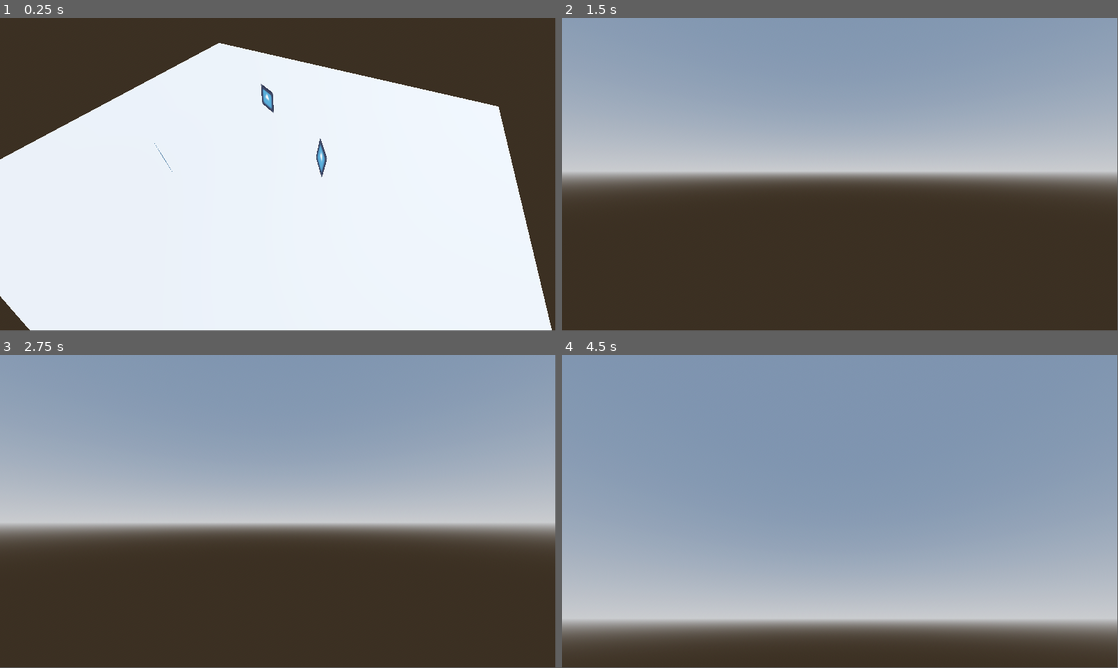
Above: before the commit, frames 1-4 (two rows, left to right).
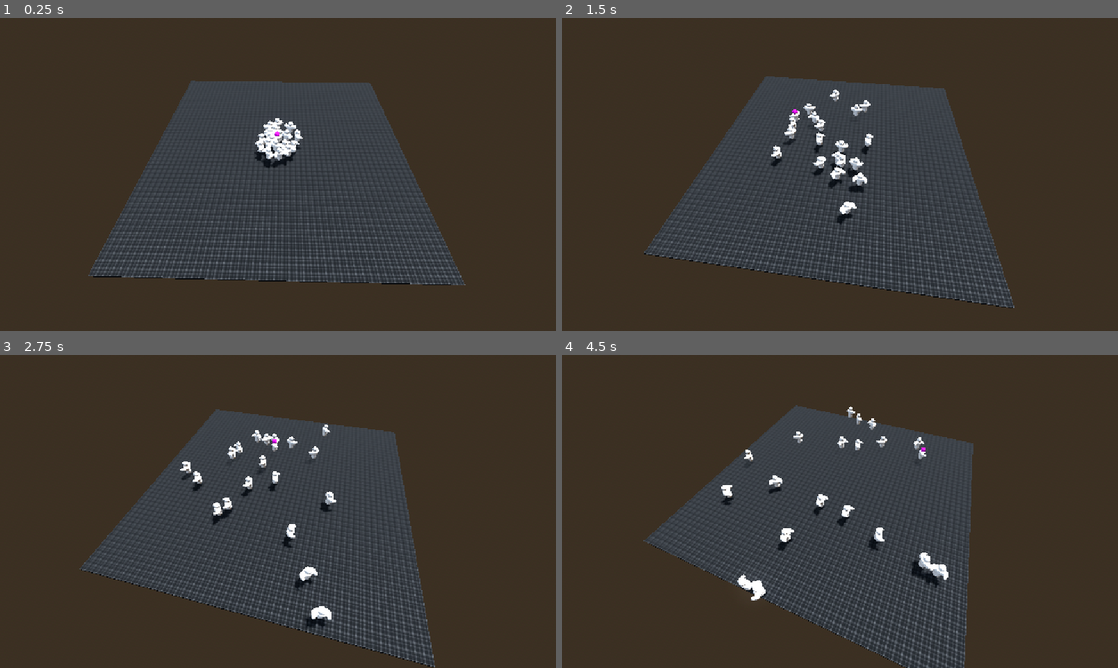
Above: after the commit, the same moments.

Repository: Argonbart/UberwachungsRame
Game: Godot game, scene res://playground.tscn
Two runs of this game, one before a commit and one after it. Both use one fixed random seed, a clock stepped at 60 frames per second and the inputs below. The engine's default icon, where the game draws it, is replaced by a stand-in: a white triangle on a blue panel in a dark square.
Inputs (mouse positions are in pixels of both pictures, inside the frame that each line leads up to):
- Up to frame 1 (0.25 s): no input
- Up to frame 2 (1.5 s): tap Enter at 0.5 s; move the mouse to (867, 171) at 0.52 s; hold Shift (sprint) 0.53-1.28 s; hold W (move_forward) from 0.53 s (still down); move the mouse to (812, 174) at 1.27 s; tap Shift (sprint) at 1.35 s
- Up to frame 3 (2.75 s): keep holding W (move_forward); move the mouse to (289, 505) at 2.02 s; hold Shift (sprint) from 2.03 s (still down)
- Up to frame 4 (4.5 s): move the mouse to (834, 514) at 2.77 s; release Shift (sprint) at 2.78 s; tap Shift (sprint) at 2.85, 4.35 s; move the mouse to (878, 514) at 3.52 s; hold Shift (sprint) 3.53-4.28 s; tap Escape at 4.15 s; move the mouse to (673, 464) at 4.27 s; release W (move_forward) at 4.28 s; hold A (move_left) from 4.28 s (still down)
In our replay, the window is 799x449 before the commit and 800x450 after it. These sizes can differ from the game's own. Grey fills any space a smaller window leaves; there, only what the larger window draws over its background counts as a difference.

The runs differ from the first frame. In frame 1, 73% of the frame differs, in the area x 0-100%, y 8-100%; in frame 2, 67%; in frame 3, 69%; in frame 4, 92%, in the area x 0-100%, y 0-100%.

Commit message:
Add human + robot behaviour

Diff:
--- a/playground/camera.gd
+++ b/playground/camera.gd
@@ -1,45 +1,50 @@
 extends Camera3D
 
-@export var move_speed := 10.0
-@export var look_sensitivity := 0.005
-@export var sprint_multiplier := 3.0
 
-var _rotation := Vector2()  # Stores yaw (x) and pitch (y)
+func _process(delta):
+	look_at(Vector3.ZERO + Vector3(0.0, -20.0, 0.0))
 
-func _ready() -> void:
-	Input.set_mouse_mode(Input.MOUSE_MODE_CAPTURED)
 
-func _unhandled_input(event: InputEvent) -> void:
-	if event is InputEventMouseMotion:
-		_rotation.x -= event.relative.x * look_sensitivity
-		_rotation.y -= event.relative.y * look_sensitivity
-		_rotation.y = clamp(_rotation.y, -PI/2, PI/2)  # Prevent flipping
-
-		rotation = Vector3(_rotation.y, _rotation.x, 0)
-
-	if event is InputEventKey and event.pressed and event.keycode == KEY_ESCAPE:
-		Input.set_mouse_mode(Input.MOUSE_MODE_VISIBLE)
-
-func _process(delta: float) -> void:
-	var direction := Vector3.ZERO
-
-	if Input.is_action_pressed("move_forward"):
-		direction -= transform.basis.z
-	if Input.is_action_pressed("move_backward"):
-		direction += transform.basis.z
-	if Input.is_action_pressed("move_left"):
-		direction -= transform.basis.x
-	if Input.is_action_pressed("move_right"):
-		direction += transform.basis.x
-	if Input.is_action_pressed("move_up"):
-		direction += transform.basis.y
-	if Input.is_action_pressed("move_down"):
-		direction -= transform.basis.y
-
-	direction = direction.normalized()
-
-	var current_speed := move_speed
-	if Input.is_action_pressed("sprint"):
-		current_speed *= sprint_multiplier
-
-	position += direction * current_speed * delta
+#@export var move_speed := 10.0
+#@export var look_sensitivity := 0.005
+#@export var sprint_multiplier := 3.0
+#
+#var _rotation := Vector2()  # Stores yaw (x) and pitch (y)
+#
+#func _ready() -> void:
+	#Input.set_mouse_mode(Input.MOUSE_MODE_CAPTURED)
+#
+#func _unhandled_input(event: InputEvent) -> void:
+	#if event is InputEventMouseMotion:
+		#_rotation.x -= event.relative.x * look_sensitivity
+		#_rotation.y -= event.relative.y * look_sensitivity
+		#_rotation.y = clamp(_rotation.y, -PI/2, PI/2)  # Prevent flipping
+#
+		#rotation = Vector3(_rotation.y, _rotation.x, 0)
+#
+	#if event is InputEventKey and event.pressed and event.keycode == KEY_ESCAPE:
+		#Input.set_mouse_mode(Input.MOUSE_MODE_VISIBLE)
+#
+#func _process(delta: float) -> void:
+	#var direction := Vector3.ZERO
+#
+	#if Input.is_action_pressed("move_forward"):
+		#direction -= transform.basis.z
+	#if Input.is_action_pressed("move_backward"):
+		#direction += transform.basis.z
+	#if Input.is_action_pressed("move_left"):
+		#direction -= transform.basis.x
+	#if Input.is_action_pressed("move_right"):
+		#direction += transform.basis.x
+	#if Input.is_action_pressed("move_up"):
+		#direction += transform.basis.y
+	#if Input.is_action_pressed("move_down"):
+		#direction -= transform.basis.y
+#
+	#direction = direction.normalized()
+#
+	#var current_speed := move_speed
+	#if Input.is_action_pressed("sprint"):
+		#current_speed *= sprint_multiplier
+#
+	#position += direction * current_speed * delta
--- /dev/null
+++ b/playground/camera_point.gd
@@ -0,0 +1,6 @@
+extends Node3D  # CameraPoint
+
+@export var orbit_speed_deg: float = 30.0  # degrees per second
+
+func _process(delta):
+	rotation.y += deg_to_rad(orbit_speed_deg * delta)
--- a/playground/human.gd
+++ b/playground/human.gd
@@ -1,29 +1,115 @@
-extends Sprite3D
+extends CharacterBody3D
 
 
-const DIRECTION_CHANGE_TIME: float = 0.3
-const MOVEMENT_SPEED: float = 3.0
-
-var _change_direction_timer: float = 0.0
-var _random_direction: Vector3 = Vector3(randf_range(-1.0, 1.0), 0.0, randf_range(-1.0, 1.0)).normalized()
+# enums
+enum WanderType {
+	HUMAN,
+	ROBOT,
+}
 
 
-func _process(delta: float) -> void:
+# exports
+@export var wander_type: WanderType
+@export var mob_speed: float = 4.0
+@export var max_force: float = 0.4
+@export var timer_refresh_rate: float = 0.5  # seconds
+@export var wander_ring_distance: float = 5.0
+@export var wander_ring_radius: float = 2.0
 
-	_change_direction_timer += delta
-	if _change_direction_timer > DIRECTION_CHANGE_TIME:
-		_random_direction = Vector3(randf_range(-1.0, 1.0), 0.0, randf_range(-1.0, 1.0)).normalized()
-		_change_direction_timer = 0.0
 
-	# Calculate the target rotation
-	var current_forward = -transform.basis.z.normalized()
-	var target_forward = _random_direction.normalized()
+# variables
+var acceleration: Vector3 = Vector3.ZERO
+var target_position: Vector3
+var displacement: Vector3 = Vector3.ZERO
+var timer: Timer
 
-	if target_forward.length() > 0.001:
-		var up = Vector3.UP
-		var target_basis = Basis().looking_at(target_forward, up)
 
-		# Instead of instantly applying it, store for tweening
-		rotation = rotation.slerp(target_basis.get_euler(), delta * 3.0) # optional smooth transition
+func _ready():
 
-	position += _random_direction * delta * MOVEMENT_SPEED
+	# create refresh timer
+	timer = Timer.new()
+	timer.wait_time = timer_refresh_rate
+	timer.autostart = true
+	timer.timeout.connect(refresh_direction)
+	self.add_child(timer)
+
+	# set initial values
+	refresh_direction()
+	velocity = Vector3.FORWARD.rotated(Vector3.UP, randf_range(0, TAU)) * mob_speed
+
+
+func _physics_process(delta):
+
+	# check wander type
+	if wander_type == WanderType.ROBOT:
+		acceleration = wander_robot(delta)
+	else:
+		acceleration = wander_human()
+
+	# set velocity
+	velocity += acceleration
+	if velocity.length() > mob_speed:
+		velocity = velocity.normalized() * mob_speed
+
+	# move unit
+	move_and_slide()
+
+	# rotate unit to moving direction
+	if velocity.length() > 0.1:
+		var move_dir = velocity.normalized()
+		move_dir.y = 0
+		var current_rotation = rotation.y
+		var target_rotation = atan2(-move_dir.x, -move_dir.z)  # Godot faces -Z
+		rotation.y = lerp_angle(current_rotation, target_rotation, delta * 8.0)
+
+	# wrapping
+	var pos = global_transform.origin
+	if pos.x > 50: pos.x = -50
+	if pos.x < -50: pos.x = 50
+	if pos.z > 50: pos.z = -50
+	if pos.z < -50: pos.z = 50
+	global_transform.origin = pos
+
+
+func seek(target: Vector3) -> Vector3:
+	var desired = target - global_transform.origin
+	desired.y = 0  # Flatten to X-Z plane
+	desired = desired.normalized() * mob_speed
+	var steer = desired - velocity
+	if steer.length() > max_force:
+		steer = steer.normalized() * max_force
+	return steer
+
+
+func wander_robot(delta: float) -> Vector3:
+
+	var target_distance = target_position - global_transform.origin
+	target_distance.y = 0  # Flatten to X-Z plane
+	if target_distance.length() < 1.0:
+		refresh_direction()
+		timer.start()
+		return Vector3.ZERO
+
+	return seek(target_position)
+
+
+func wander_human() -> Vector3:
+	var future = global_transform.origin + velocity.normalized() * wander_ring_distance
+	var offset = Vector3(wander_ring_radius, 0, 0).rotated(Vector3.UP, randf_range(0, TAU))
+	var target = future + offset
+	displacement = target
+	return seek(target)
+
+
+func refresh_direction():
+	var new_target = get_random_nav_point()
+	while (new_target - global_transform.origin).length() < 20.0:
+		new_target = get_random_nav_point()
+	target_position.y = 0.0
+	target_position = new_target
+
+
+func get_random_nav_point() -> Vector3:
+	var x = randf_range(-50, 50)
+	var z = randf_range(-50, 50)
+	return Vector3(x, 0, z)
--- /dev/null
+++ b/playground/human.tscn
@@ -0,0 +1,17 @@
+[gd_scene load_steps=4 format=3 uid="uid://i0l73rfrm2ae"]
+
+[ext_resource type="Script" uid="uid://cmrq8duvr8kx6" path="res://human.gd" id="1_11jcu"]
+[ext_resource type="PackedScene" uid="uid://c5wguet7g4yes" path="res://assets/Human.glb" id="2_86l0o"]
+
+[sub_resource type="SphereShape3D" id="SphereShape3D_86l0o"]
+radius = 0.831726
+
+[node name="Human" type="CharacterBody3D"]
+script = ExtResource("1_11jcu")
+mob_speed = 20.0
+max_force = 10.0
+
+[node name="HumanCollision" type="CollisionShape3D" parent="."]
+shape = SubResource("SphereShape3D_86l0o")
+
+[node name="HumanModel" parent="." instance=ExtResource("2_86l0o")]
--- a/playground/playground.tscn
+++ b/playground/playground.tscn
@@ -1,7 +1,8 @@
-[gd_scene load_steps=7 format=3 uid="uid://bt37ffho7b4ib"]
+[gd_scene load_steps=10 format=3 uid="uid://bt37ffho7b4ib"]
 
-[ext_resource type="Texture2D" uid="uid://b4bdx0kij12lj" path="res://icon.svg" id="1_rupst"]
-[ext_resource type="Script" uid="uid://cmrq8duvr8kx6" path="res://human.gd" id="2_wt17y"]
+[ext_resource type="Texture2D" uid="uid://vlt30a3se3t7" path="res://textures/black.png" id="1_m8u5f"]
+[ext_resource type="Script" uid="uid://iey56y6gj52g" path="res://camera_point.gd" id="2_is3ju"]
+[ext_resource type="PackedScene" uid="uid://i0l73rfrm2ae" path="res://human.tscn" id="2_wt17y"]
 [ext_resource type="Script" uid="uid://gcktf1y5hxcn" path="res://camera.gd" id="3_m8u5f"]
 
 [sub_resource type="ProceduralSkyMaterial" id="ProceduralSkyMaterial_rupst"]
@@ -17,6 +18,14 @@
 tonemap_mode = 2
 glow_enabled = true
 
+[sub_resource type="StandardMaterial3D" id="StandardMaterial3D_wt17y"]
+albedo_color = Color(0.542318, 0.542318, 0.542318, 1)
+albedo_texture = ExtResource("1_m8u5f")
+uv1_scale = Vector3(50, 50, 50)
+
+[sub_resource type="StandardMaterial3D" id="StandardMaterial3D_m8u5f"]
+albedo_color = Color(1, 0, 1, 1)
+
 [node name="Playground" type="Node3D"]
 
 [node name="WorldEnvironment" type="WorldEnvironment" parent="."]
@@ -28,23 +37,83 @@
 
 [node name="CSGBox3D" type="CSGBox3D" parent="."]
 transform = Transform3D(1, 0, 0, 0, 1, 0, 0, 0, 1, 0, -0.499294, 0)
-size = Vector3(24.0706, 1, 21.5488)
+size = Vector3(100, 1, 100)
+material = SubResource("StandardMaterial3D_wt17y")
 
-[node name="Sprite3D" type="Sprite3D" parent="."]
-transform = Transform3D(1, 0, 0, 0, 1, 0, 0, 0, 1, -1.72763, 1.44411, -1.59627)
-texture = ExtResource("1_rupst")
-script = ExtResource("2_wt17y")
+[node name="CameraPoint" type="Node3D" parent="."]
+script = ExtResource("2_is3ju")
+orbit_speed_deg = 5.0
 
-[node name="Sprite3D2" type="Sprite3D" parent="."]
-transform = Transform3D(1, 0, 0, 0, 1, 0, 0, 0, 1, 2.588, 1.44411, 0.698222)
-texture = ExtResource("1_rupst")
-script = ExtResource("2_wt17y")
+[node name="Camera3D" type="Camera3D" parent="CameraPoint"]
+transform = Transform3D(1, 0, 0, 0, 1, 0, 0, 0, 1, 0, 60, 60)
+script = ExtResource("3_m8u5f")
 
-[node name="Sprite3D3" type="Sprite3D" parent="."]
-transform = Transform3D(1, 0, 0, 0, 1, 0, 0, 0, 1, -3.31939, 1.44411, 4.73718)
-texture = ExtResource("1_rupst")
-script = ExtResource("2_wt17y")
+[node name="Humans" type="Node3D" parent="."]
 
-[node name="Camera3D" type="Camera3D" parent="."]
-transform = Transform3D(0.880552, -0.371061, 0.294859, 7.45058e-09, 0.622132, 0.782912, -0.47395, -0.689395, 0.54782, 4.53725, 8.02558, 7.21672)
-script = ExtResource("3_m8u5f")
+[node name="Human1" parent="Humans" instance=ExtResource("2_wt17y")]
+transform = Transform3D(1, 0, 0, 0, 1, 0, 0, 0, 1, 0, 1.34846, 0)
+wander_type = 1
+timer_refresh_rate = 10.0
+
+[node name="Sphere" parent="Humans/Human1/HumanModel" index="0"]
+material_override = SubResource("StandardMaterial3D_m8u5f")
+
+[node name="Human2" parent="Humans" instance=ExtResource("2_wt17y")]
+transform = Transform3D(1, 0, 0, 0, 1, 0, 0, 0, 1, 0, 1.34846, 0)
+
+[node name="Human3" parent="Humans" instance=ExtResource("2_wt17y")]
+transform = Transform3D(1, 0, 0, 0, 1, 0, 0, 0, 1, 0, 1.34846, 0)
+
+[node name="Human4" parent="Humans" instance=ExtResource("2_wt17y")]
+transform = Transform3D(1, 0, 0, 0, 1, 0, 0, 0, 1, 0, 1.34846, 0)
+
+[node name="Human5" parent="Humans" instance=ExtResource("2_wt17y")]
+transform = Transform3D(1, 0, 0, 0, 1, 0, 0, 0, 1, 0, 1.34846, 0)
+
+[node name="Human6" parent="Humans" instance=ExtResource("2_wt17y")]
+transform = Transform3D(1, 0, 0, 0, 1, 0, 0, 0, 1, 0, 1.34846, 0)
+
+[node name="Human7" parent="Humans" instance=ExtResource("2_wt17y")]
+transform = Transform3D(1, 0, 0, 0, 1, 0, 0, 0, 1, 0, 1.34846, 0)
+
+[node name="Human8" parent="Humans" instance=ExtResource("2_wt17y")]
+transform = Transform3D(1, 0, 0, 0, 1, 0, 0, 0, 1, 0, 1.34846, 0)
+
+[node name="Human9" parent="Humans" instance=ExtResource("2_wt17y")]
+transform = Transform3D(1, 0, 0, 0, 1, 0, 0, 0, 1, 0, 1.34846, 0)
+
+[node name="Human10" parent="Humans" instance=ExtResource("2_wt17y")]
+transform = Transform3D(1, 0, 0, 0, 1, 0, 0, 0, 1, 0, 1.34846, 0)
+
+[node name="Human11" parent="Humans" instance=ExtResource("2_wt17y")]
+transform = Transform3D(1, 0, 0, 0, 1, 0, 0, 0, 1, 0, 1.34846, 0)
+
+[node name="Human12" parent="Humans" instance=ExtResource("2_wt17y")]
+transform = Transform3D(1, 0, 0, 0, 1, 0, 0, 0, 1, 0, 1.34846, 0)
+
+[node name="Human13" parent="Humans" instance=ExtResource("2_wt17y")]
+transform = Transform3D(1, 0, 0, 0, 1, 0, 0, 0, 1, 0, 1.34846, 0)
+
+[node name="Human14" parent="Humans" instance=ExtResource("2_wt17y")]
+transform = Transform3D(1, 0, 0, 0, 1, 0, 0, 0, 1, 0, 1.34846, 0)
+
+[node name="Human15" parent="Humans" instance=ExtResource("2_wt17y")]
+transform = Transform3D(1, 0, 0, 0, 1, 0, 0, 0, 1, 0, 1.34846, 0)
+
+[node name="Human16" parent="Humans" instance=ExtResource("2_wt17y")]
+transform = Transform3D(1, 0, 0, 0, 1, 0, 0, 0, 1, 0, 1.34846, 0)
+
+[node name="Human17" parent="Humans" instance=ExtResource("2_wt17y")]
+transform = Transform3D(1, 0, 0, 0, 1, 0, 0, 0, 1, 0, 1.34846, 0)
+
+[node name="Human18" parent="Humans" instance=ExtResource("2_wt17y")]
+transform = Transform3D(1, 0, 0, 0, 1, 0, 0, 0, 1, 0, 1.34846, 0)
+
+[node name="Human19" parent="Humans" instance=ExtResource("2_wt17y")]
+transform = Transform3D(1, 0, 0, 0, 1, 0, 0, 0, 1, 0, 1.34846, 0)
+
+[node name="Human20" parent="Humans" instance=ExtResource("2_wt17y")]
+transform = Transform3D(1, 0, 0, 0, 1, 0, 0, 0, 1, 0, 1.34846, 0)
+
+[editable path="Humans/Human1"]
+[editable path="Humans/Human1/HumanModel"]
--- a/playground/project.godot
+++ b/playground/project.godot
@@ -14,6 +14,11 @@
 run/main_scene="uid://bt37ffho7b4ib"
 config/features=PackedStringArray("4.4", "Forward Plus")
 config/icon="res://icon.svg"
+
+[display]
+
+window/size/mode=3
+window/stretch/mode="canvas_items"
 
 [input]
 
Binary file added: playground/assets/Human.glb
Not shown, added: playground/assets/Human.glb.import
Not shown, added: playground/camera_point.gd.uid
Binary file added: playground/textures/black.png
Not shown, added: playground/textures/black.png.import
Not shown, added: blender/blender files/Human.blend
Not shown, added: blender/blender files/Human.blend1
Not shown, added: blender/glb files/Human.glb
